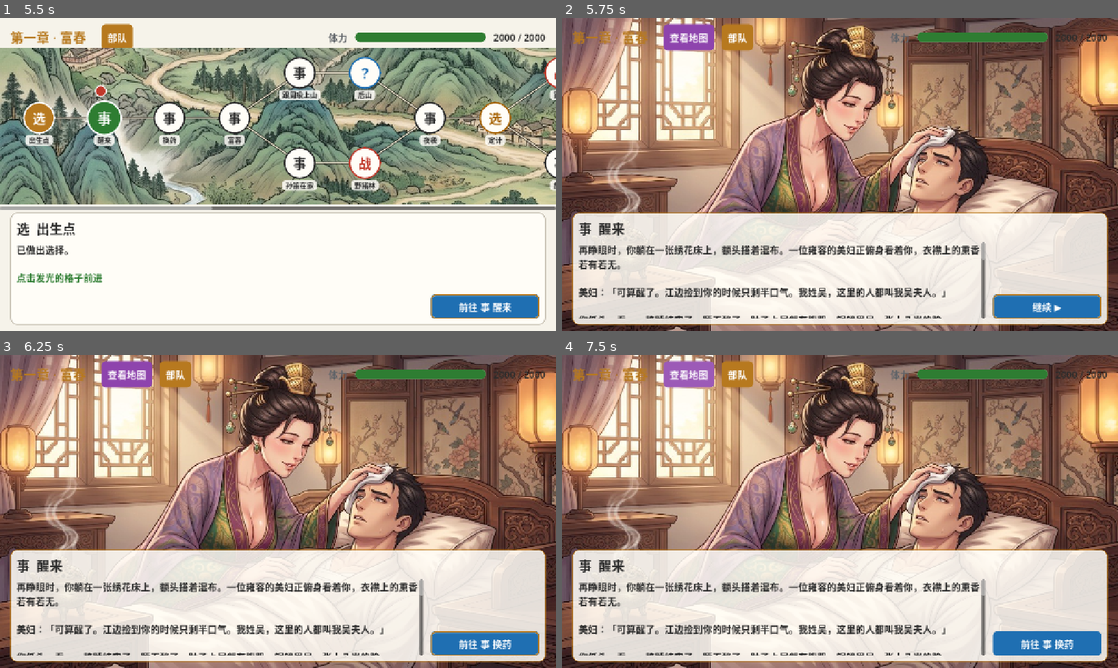
Above: before the commit, frames 1-4 (two rows, left to right).
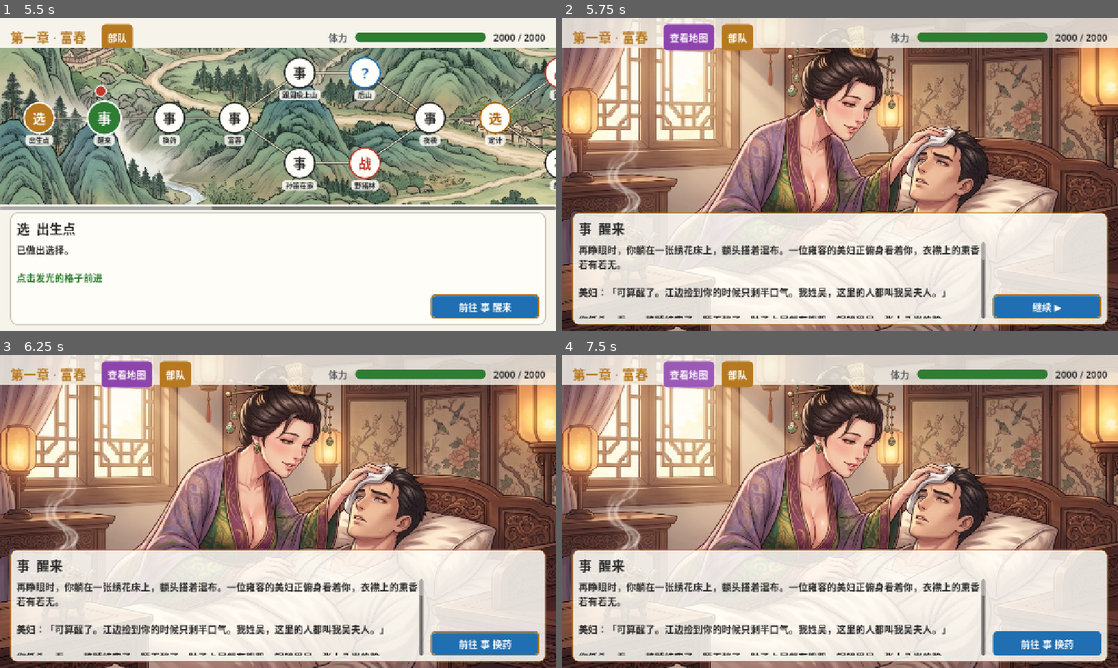
Above: after the commit, the same moments.

Repository: haotianwudev/sanguo-cards
Game: Godot game, scene res://scenes/main.tscn
The game is run twice, just before and just after one commit, with the same random seed, the same clock (stepped at 60 frames per second) and the same inputs.
Inputs (mouse positions are in pixels of both pictures, inside the frame that each line leads up to):
- Up to frame 1 (5.5 s): click (278, 196) at 0.52 s; type "12" at 0.6 s; click "新的旅程" at 1.25 s; click "部队" at 2 s; click "南方 · 江东富春" at 2.75 s; click "自动编成" at 3.5 s; click "完成" at 4.25 s; tap Enter (ui_accept) at 5, 5.27 s; move the mouse to (400, 158) at 5.02 s; hold D from 5.03 s (still down); tap E at 5.1 s; click (400, 158) at 5.17 s
- Up to frame 2 (5.75 s): keep holding D
- Up to frame 3 (6.25 s): move the mouse to (166, 527) at 5.77 s; release D at 5.78 s; tap E at 5.85 s; click (166, 527) at 5.92 s; tap Enter (ui_accept) at 6.02 s
- Up to frame 4 (7.5 s): click "查看地图" at 6.5 s; click "查看 CG" at 7.25 s

Frame 1 is identical in both runs. In frame 2, 7.4% of the frame differs, in the area x 0-100%, y 0-10%; in frame 3, 7.4%; in frame 4, 7.4%.

Commit message:
CG mode: a translucent strip keeps the top bar readable over the picture; skill: never overwrite real art to test a display path
Co-Authored-By: Claude Opus 5.5 <noreply@anthropic.com>
Claude-Session: https://claude.ai/code/session_01KHm8b4T1h3CjcdmfBKpVSV

Diff:
--- a/godot/scripts/ui/map_screen.gd
+++ b/godot/scripts/ui/map_screen.gd
@@ -21,6 +21,7 @@
 var _cg_view: TextureRect  # Rance X style: a story CG fills the screen, the text box sits over it
 var _cg_tab: Button  # switch between the CG and the map
 var _cg_mode := false
+var _cg_bar: ColorRect  # keeps the top bar readable over a CG
 var _cg_square := ""  # the square whose CG was last shown (a new one switches to the CG again)
 var _sheet_box: VBoxContainer
 var _hp_bar: ProgressBar
@@ -91,6 +92,14 @@
 	_cg_view.visible = false
 	add_child(_cg_view)
 	move_child(_cg_view, 0)
+	_cg_bar = ColorRect.new()
+	_cg_bar.color = Kit.c("bg")
+	_cg_bar.color.a = 0.82
+	_cg_bar.size = Vector2(1280, 70)
+	_cg_bar.mouse_filter = Control.MOUSE_FILTER_IGNORE
+	_cg_bar.visible = false
+	add_child(_cg_bar)
+	move_child(_cg_bar, 1)
 	_cg_tab = Kit.button("查看地图", "purple")
 	_cg_tab.visible = false
 	_cg_tab.pressed.connect(func():
@@ -638,6 +647,7 @@
 func _apply_cg_mode() -> void:
 	## CG mode: the illustration fills the screen, the map hides, the text box turns translucent over the picture
 	_cg_view.visible = _cg_mode
+	_cg_bar.visible = _cg_mode
 	_scroll.visible = not _cg_mode
 	_cg_tab.text = "查看地图" if _cg_mode else "查看 CG"
 	var bg := Kit.c("card")
Not shown, changed: .claude/skills/sanguo-dev/SKILL.md
